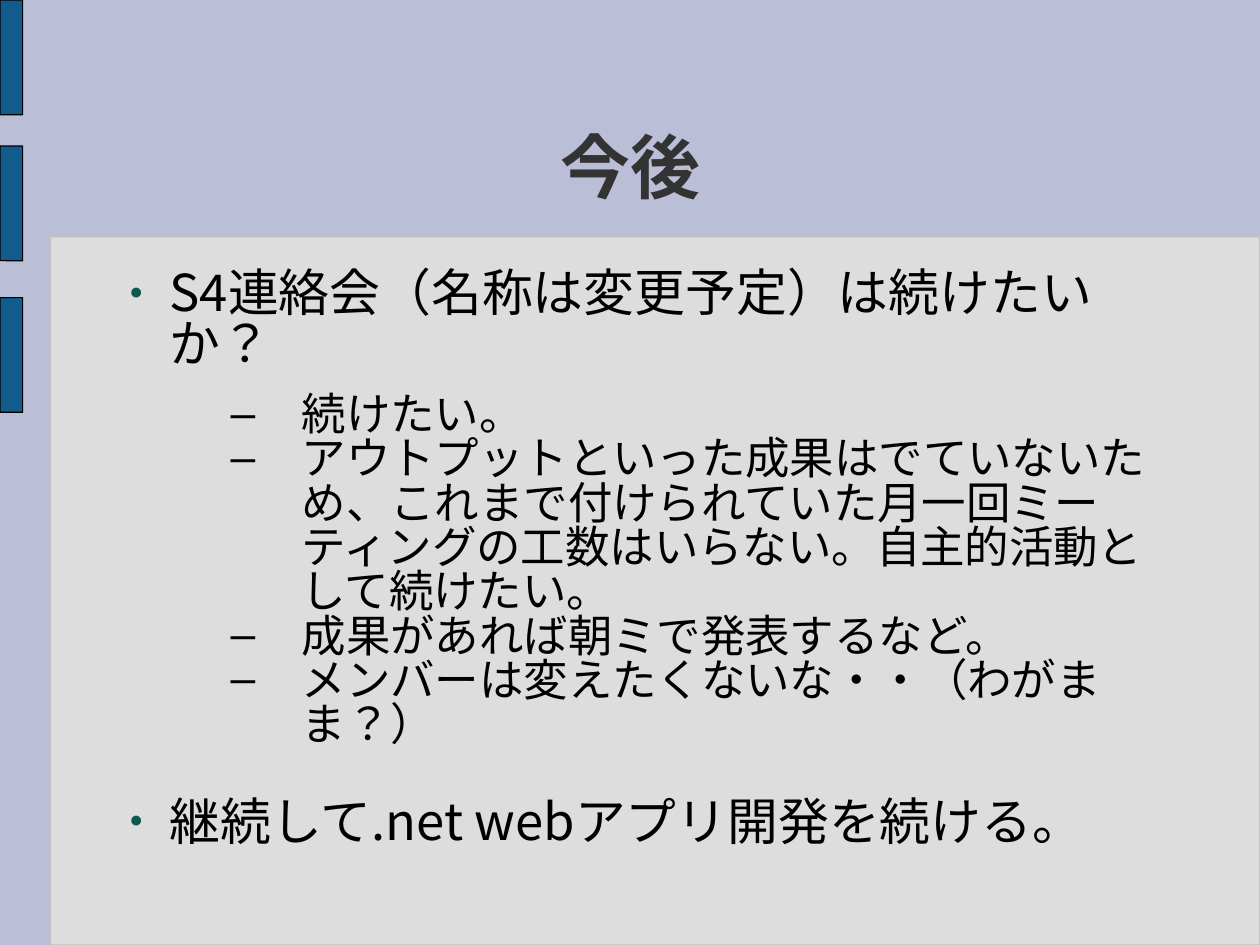
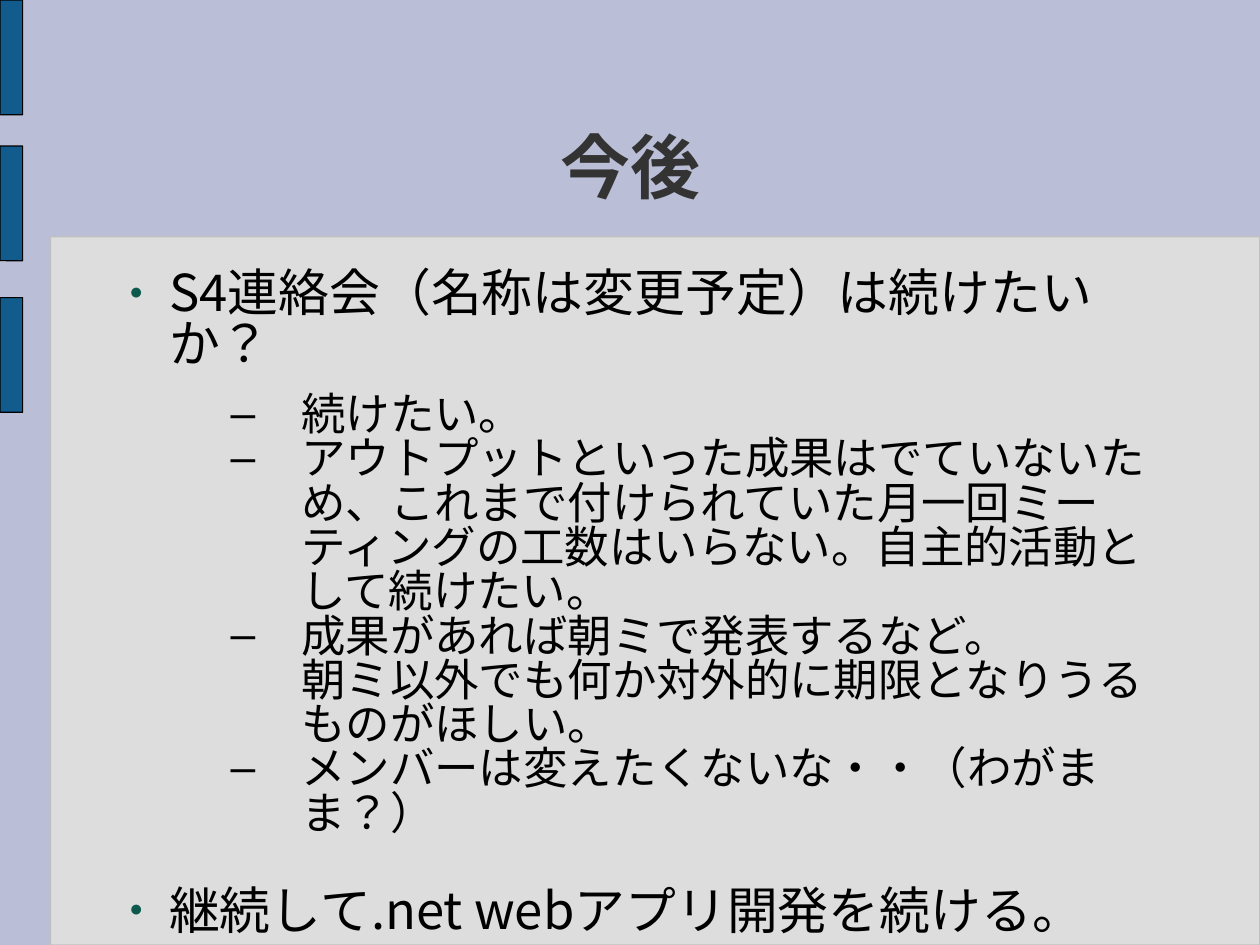
Before and after one commit to sec-d04/RTMWeb, a slide deck: slide 15 of Document/Presentation/RTMWeb_ResearchPresentation.ppt. Drawn at 1260x945 pixels with LibreOffice and Linux fonts; fonts in the diff are those of the drawing. Boxes give left, top, right and bottom in pixels: in the first picture for what was removed or moved away, otherwise in the second. Text is boxed around its words. In the diff, an @@ line names an element or a change of style, - is before the commit and + after.

Commit message:
"今後"シートに追記

```diff
--- a/Document/Presentation/RTMWeb_ResearchPresentation.ppt
+++ b/Document/Presentation/RTMWeb_ResearchPresentation.ppt
@@ text at (169, 267, 1144, 933): indent changed @@
@@ text at (301, 606, 1143, 751): text changed @@
-  – 成果があれば朝ミで発表するなど。
+  – 成果があれば朝ミで発表するなど。
+    朝ミ以外でも何か対外的に期限となりうるものがほしい。
```
Also in this commit, not shown: 4 other slides changed.
